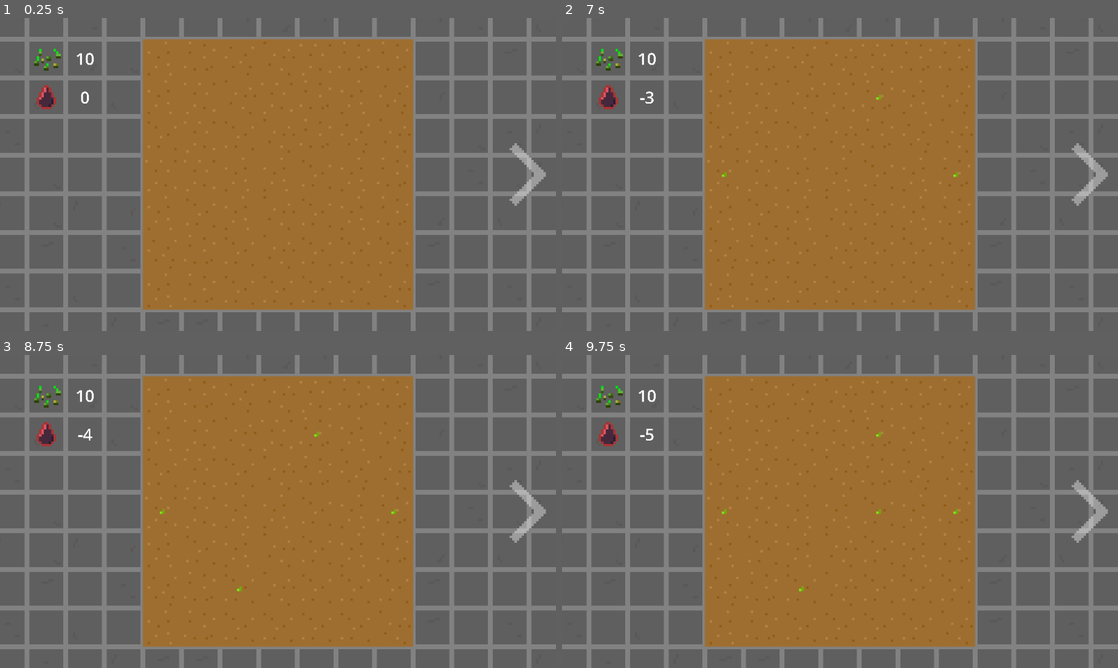
Above: before the commit, frames 1-4 (two rows, left to right).
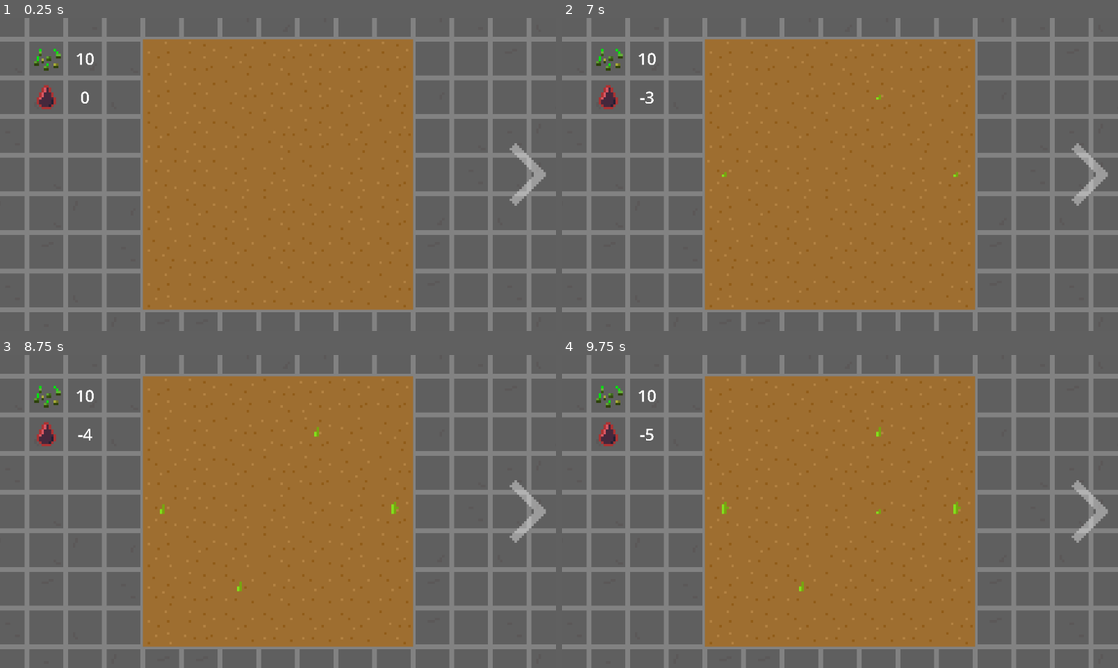
Above: after the commit, the same moments.

Repository: aeriab/giftjam_lebron
Game: Godot game, scene res://main/main.tscn
Two runs of this game, one before a commit and one after it. Both use one fixed random seed, a clock stepped at 60 frames per second and the inputs below.
Inputs (mouse positions are in pixels of both pictures, inside the frame that each line leads up to):
- Up to frame 1 (0.25 s): no input
- Up to frame 2 (7 s): click (1090, 174) at 0.5 s; click (628, 174) at 1.25 s; click (1090, 174) at 2 s; click (628, 174) at 2.75 s; click (1090, 174) at 3.5 s; click (628, 174) at 4.25 s; move the mouse to (962, 158) at 5.02 s; click (962, 158) at 5.17 s; tap Enter at 5.75 s; move the mouse to (728, 190) at 5.77 s; click (728, 190) at 5.92 s; tap Space at 6.5 s; move the mouse to (895, 105) at 6.52 s; click (895, 105) at 6.67 s
- Up to frame 3 (8.75 s): tap Enter at 7.25 s; move the mouse to (250, 574) at 7.27 s; click (250, 574) at 7.42 s; tap Space at 8 s; move the mouse to (444, 558) at 8.02 s; click (444, 558) at 8.17 s
- Up to frame 4 (9.75 s): move the mouse to (673, 464) at 8.77 s; click (673, 464) at 8.92 s; tap Enter at 9.5 s; move the mouse to (867, 511) at 9.52 s; click (867, 511) at 9.67 s

Frames 1-2 are identical in both runs. In frame 3, less than 0.1% of the frame differs, in the area x 28-72%, y 22-75%; in frame 4, less than 0.1%.

Commit message:
Planting daybloom works (rapidly grows for testing)

Diff:
--- a/flower/daybloom_scene.tscn
+++ b/flower/daybloom_scene.tscn
@@ -19,6 +19,8 @@
 MAX_OPACITY = 1.0
 FADE_IN_SPEED = 9.0
 FADE_OUT_SPEED = 6.0
+MIN_GROW_TIME = 1.0
+MAX_GROW_TIME = 2.0
 
 [node name="interactive_color_rect" type="ColorRect" parent="."]
 offset_left = -8.0
--- a/flower/daybloom_sprite.gd
+++ b/flower/daybloom_sprite.gd
@@ -5,19 +5,27 @@
 @export var FADE_IN_SPEED: float
 @export var FADE_OUT_SPEED: float
 
+@export var MIN_GROW_TIME: float
+@export var MAX_GROW_TIME: float
+
 var planted_tile: bool = false
 var being_hovered: bool = false
 var target_opacity: float = 0.0
 
 var current_opacity: float = 0.0
 
+var time_ellapsed: float = 0.0
+
+var plant_time_ellapsed: float = 0.0
+var plant_stage_index: int = 0
+var next_stage_times
+
+var ready_to_harvest: bool = false
+
 func _ready():
-	if not material is ShaderMaterial:
-		print("Material is missing or not a ShaderMaterial!")
-	elif not material.has_meta("cur_opacity"):
-		print("ShaderMaterial does not have the 'cur_opacity' parameter!")
-
-var time_ellapsed: float = 0.0
+	next_stage_times = []
+	for i in range(7):
+		next_stage_times.append(randf_range(MIN_GROW_TIME, MAX_GROW_TIME))
 
 func _process(delta):
 	if !planted_tile:
@@ -28,22 +36,41 @@
 	else:
 		current_opacity = lerpf(current_opacity,target_opacity,FADE_IN_SPEED * delta)
 
+		plant_time_ellapsed += delta
+		if plant_stage_index >= next_stage_times.size():
+			ready_to_harvest = true
+			return
+		if plant_time_ellapsed > next_stage_times[plant_stage_index]:
+			plant_stage_index += 1
+			plant_time_ellapsed = 0
+			frame += 1
+
 	modulate.a = current_opacity
 
 
 func _on_interactive_color_rect_gui_input(event):
 	if event is InputEventMouseButton and event.pressed and event.button_index == MOUSE_BUTTON_LEFT:
+
 		if !planted_tile:
 			target_opacity = MAX_OPACITY + randf_range(0.1, 0.2)
 			planted_tile = true
 			SignalManager.blood_watered.emit()
 
-	#if event is InputEventMouseButton and event.pressed and event.button_index == MOUSE_BUTTON_RIGHT:
-		#if planted_tile:
-			#target_opacity = 0.0
-			#planted_tile = false
-			#target_color = COLOR_BLANK
+		if ready_to_harvest:
+			harvest_plant()
 
+
+func harvest_plant():
+	frame = 6
+	target_opacity = 0.0
+	planted_tile = false
+	time_ellapsed = 0.0
+	plant_stage_index = 0
+	plant_time_ellapsed = 0.0
+	ready_to_harvest = false
+	next_stage_times = []
+	for i in range(7):
+		next_stage_times.append(randf_range(MIN_GROW_TIME, MAX_GROW_TIME))
 
 func _on_interactive_color_rect_mouse_entered():
 	if !planted_tile:
